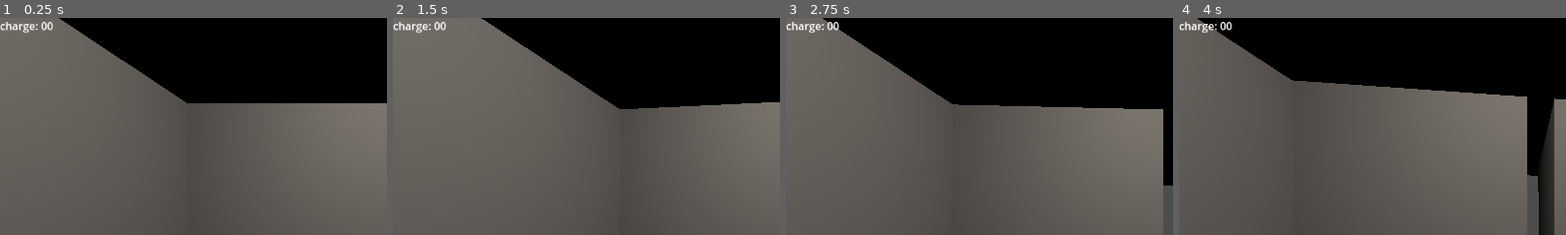
Above: before the commit, frames 1-4 (left to right).
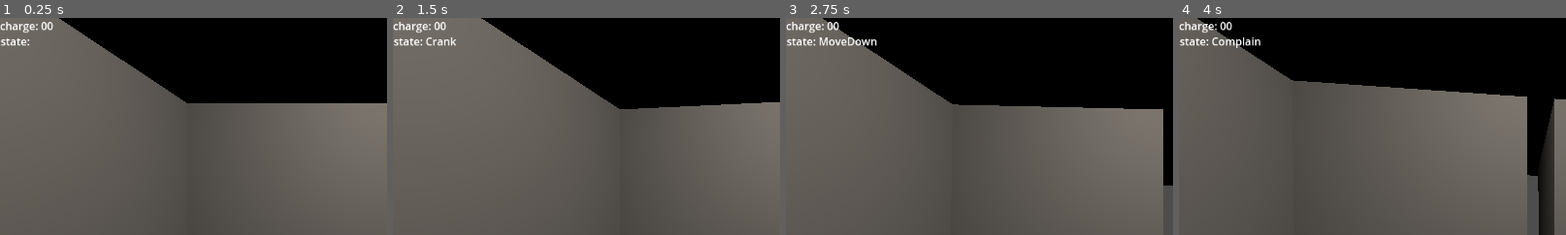
Above: after the commit, the same moments.

Repository: DerBrezel/elevator-pitch
Game: Godot game, scene res://scene_elevator_test.tscn
The game is run twice, just before and just after one commit, with the same random seed, the same clock (stepped at 60 frames per second) and the same inputs.
Inputs (mouse positions are % of the whole screen's width and height, from its top left):
- Up to frame 1 (0.25 s): no input
- Up to frame 2 (1.5 s): tap Enter at 0.5 s; move the mouse to (55, 50) at 0.52 s; hold 1 (1, bound only after the commit) 0.53-1.28 s; tap 2 (2, bound only after the commit) at 0.8, 1.35 s; tap Space at 1.25 s; move the mouse to (45, 50) at 1.27 s
- Up to frame 3 (2.75 s): tap 3 (3, bound only after the commit) at 1.55 s; tap Enter at 2 s; move the mouse to (52, 48) at 2.02 s; hold 3 (3, bound only after the commit) from 2.03 s (still down); tap 4 (4, bound only after the commit) at 2.3 s
- Up to frame 4 (4 s): tap Space at 2.75 s; move the mouse to (49, 52) at 2.77 s; release 3 (3, bound only after the commit) at 2.78 s; tap 4 (4, bound only after the commit) at 2.85 s; tap 5 (5, bound only after the commit) at 3.05 s; tap Enter at 3.5 s; move the mouse to (57, 51) at 3.52 s; hold 5 (5, bound only after the commit) from 3.53 s (still down); tap 6 (6, bound only after the commit) at 3.8 s
The pictures show only the part of the screen within x 0-50%, y 0-50%; the shares and areas given below are measured in that part.

The runs differ from the first frame. In frame 1, 0.2% of the frame differs, in the area x 0-8%, y 9-13%; in frame 2, 0.3%; in frame 3, 0.5%, in the area x 0-24%, y 8-13%; in frame 4, 0.4%.

Commit message:
feat: ne menge is passiert

Diff:
--- /dev/null
+++ b/core/sate_machine.tscn
@@ -0,0 +1,31 @@
+[gd_scene load_steps=8 format=3 uid="uid://bmi7jlbkl0c07"]
+
+[ext_resource type="Script" path="res://core/scripts/sate_machine.gd" id="1_f0ed1"]
+[ext_resource type="Script" path="res://core/scripts/state_move_down.gd" id="2_dq7ei"]
+[ext_resource type="Script" path="res://core/scripts/state_enter.gd" id="2_h6gli"]
+[ext_resource type="Script" path="res://core/scripts/state_crank.gd" id="4_skdpm"]
+[ext_resource type="Script" path="res://core/scripts/state_move_up.gd" id="5_lht85"]
+[ext_resource type="Script" path="res://core/scripts/state_walk_out.gd" id="6_4qgsl"]
+[ext_resource type="Script" path="res://core/scripts/state_complain.gd" id="7_7nqa7"]
+
+[node name="SateMachine" type="Node" node_paths=PackedStringArray("entry_state")]
+script = ExtResource("1_f0ed1")
+entry_state = NodePath("Enter")
+
+[node name="Enter" type="Node" parent="."]
+script = ExtResource("2_h6gli")
+
+[node name="Crank" type="Node" parent="."]
+script = ExtResource("4_skdpm")
+
+[node name="MoveUp" type="Node" parent="."]
+script = ExtResource("5_lht85")
+
+[node name="MoveDown" type="Node" parent="."]
+script = ExtResource("6_4qgsl")
+
+[node name="WalkOut" type="Node" parent="."]
+script = ExtResource("2_dq7ei")
+
+[node name="Complain" type="Node" parent="."]
+script = ExtResource("7_7nqa7")
--- /dev/null
+++ b/core/scripts/debug_input.gd
@@ -0,0 +1,17 @@
+extends Node
+
+@export var machine : StateMachine
+
+func _input(event: InputEvent) -> void:
+	if event.is_action_pressed("1"):
+		machine.change_state(machine.states["Enter"])
+	if event.is_action_pressed("2"):
+		machine.change_state(machine.states["Crank"])
+	if event.is_action_pressed("3"):
+		machine.change_state(machine.states["MoveUp"])
+	if event.is_action_pressed("4"):
+		machine.change_state(machine.states["MoveDown"])
+	if event.is_action_pressed("5"):
+		machine.change_state(machine.states["WalkOut"])
+	if event.is_action_pressed("6"):
+		machine.change_state(machine.states["Complain"])
--- a/core/scripts/elevator.gd
+++ b/core/scripts/elevator.gd
@@ -3,7 +3,11 @@
 const CHARGE_MULT := 1.0
 var charge := 0.0
 
+var machine : StateMachine
+
 signal on_charge_changed
+signal on_state_change(state : State)
+
 
 func add_charge(amount : float):
 	charge += amount * CHARGE_MULT
--- a/core/scripts/interactor.gd
+++ b/core/scripts/interactor.gd
@@ -1,10 +1,21 @@
 extends RayCast3D
 
-@onready var mesh: MeshInstance3D = $"../../Crank/MeshInstance3D"
+var current_target : Node
+var is_active : bool
 
-var current_target : Node
+func _ready() -> void:
+	Elevator.on_state_change.connect(handle_state_change)
+
+func handle_state_change(state : State):
+	if state is CrankState:
+		is_active = true
+	else:
+		clear_highlight()
+		is_active = false
 
 func _process(delta):
+	if not is_active:
+		return
 	# Continuously check for an object in the center of the screen
 	if is_colliding():
 		var target = get_collider()
@@ -20,10 +31,7 @@
 				interact_with_target(target)
 
 	else:
-		if current_target != null:
-			if current_target.has_method("clear_highlight"):
-				current_target.clear_highlight()
-				current_target = null
+		clear_highlight()
 		print("No object in the center.")
 
 func interact_with_target(target):
@@ -31,3 +39,9 @@
 		return
 	# Call the interact method on the target (if defined)
 	target.interact()
+
+func clear_highlight():
+	if current_target != null:
+			if current_target.has_method("clear_highlight"):
+				current_target.clear_highlight()
+				current_target = null
--- /dev/null
+++ b/core/scripts/sate_machine.gd
@@ -0,0 +1,27 @@
+extends Node
+class_name StateMachine
+
+@export var entry_state : State
+
+var current_state : State
+var states = {}
+
+func _ready() -> void:
+	for child in get_children():
+		if child is State:
+			states[child.name] = child
+
+	Elevator.machine = self
+	change_state(entry_state)
+
+func _process(delta: float) -> void:
+	if current_state != null:
+		current_state.update(delta)
+
+func change_state(state : State):
+	if current_state != null:
+		current_state.exit()
+
+	current_state = state
+	current_state.enter()
+	Elevator.on_state_change.emit(current_state)
--- /dev/null
+++ b/core/scripts/state.gd
@@ -0,0 +1,13 @@
+extends Node
+class_name State
+
+var machine : StateMachine
+
+func enter():
+	pass
+
+func update(delta : float):
+	pass
+
+func exit():
+	pass
--- /dev/null
+++ b/core/scripts/state_complain.gd
@@ -0,0 +1,2 @@
+extends State
+class_name ComplainState
--- /dev/null
+++ b/core/scripts/state_crank.gd
@@ -0,0 +1,2 @@
+extends State
+class_name CrankState
--- /dev/null
+++ b/core/scripts/state_enter.gd
@@ -0,0 +1,2 @@
+extends State
+class_name EnterState
--- /dev/null
+++ b/core/scripts/state_move_down.gd
@@ -0,0 +1,2 @@
+extends State
+class_name WalkOutState
--- /dev/null
+++ b/core/scripts/state_move_up.gd
@@ -0,0 +1,2 @@
+extends State
+class_name MoveUpState
--- /dev/null
+++ b/core/scripts/state_walk_out.gd
@@ -0,0 +1,2 @@
+extends State
+class_name MoveDownState
--- /dev/null
+++ b/elevator/scenes/ui_label_debug_state.gd
@@ -0,0 +1,8 @@
+extends Label
+
+
+func _ready() -> void:
+	Elevator.on_state_change.connect(update_text)
+
+func update_text(state : State):
+	text = "state: " + str(state.name)
--- a/project.godot
+++ b/project.godot
@@ -32,3 +32,48 @@
 "events": [Object(InputEventKey,"resource_local_to_scene":false,"resource_name":"","device":-1,"window_id":0,"alt_press …(195 unchanged characters)…
 ]
 }
+1={
+"deadzone": 0.5,
+"events": [Object(InputEventKey,"resource_local_to_scene":false,"resource_name":"","device":-1,"window_id":0,"alt_pressed":false,"shift_pressed":false,"ctrl_pressed":false,"meta_pressed":false,"pressed":false,"keycode":0,"physical_keycode":49,"key_label":0,"unicode":49,"location":0,"echo":false,"script":null)
+]
+}
+2={
+"deadzone": 0.5,
+"events": [Object(InputEventKey,"resource_local_to_scene":false,"resource_name":"","device":-1,"window_id":0,"alt_pressed":false,"shift_pressed":false,"ctrl_pressed":false,"meta_pressed":false,"pressed":false,"keycode":0,"physical_keycode":50,"key_label":0,"unicode":50,"location":0,"echo":false,"script":null)
+]
+}
+3={
+"deadzone": 0.5,
+"events": [Object(InputEventKey,"resource_local_to_scene":false,"resource_name":"","device":-1,"window_id":0,"alt_pressed":false,"shift_pressed":false,"ctrl_pressed":false,"meta_pressed":false,"pressed":false,"keycode":0,"physical_keycode":51,"key_label":0,"unicode":51,"location":0,"echo":false,"script":null)
+]
+}
+4={
+"deadzone": 0.5,
+"events": [Object(InputEventKey,"resource_local_to_scene":false,"resource_name":"","device":-1,"window_id":0,"alt_pressed":false,"shift_pressed":false,"ctrl_pressed":false,"meta_pressed":false,"pressed":false,"keycode":0,"physical_keycode":52,"key_label":0,"unicode":52,"location":0,"echo":false,"script":null)
+]
+}
+5={
+"deadzone": 0.5,
+"events": [Object(InputEventKey,"resource_local_to_scene":false,"resource_name":"","device":-1,"window_id":0,"alt_pressed":false,"shift_pressed":false,"ctrl_pressed":false,"meta_pressed":false,"pressed":false,"keycode":0,"physical_keycode":53,"key_label":0,"unicode":53,"location":0,"echo":false,"script":null)
+]
+}
+6={
+"deadzone": 0.5,
+"events": [Object(InputEventKey,"resource_local_to_scene":false,"resource_name":"","device":-1,"window_id":0,"alt_pressed":false,"shift_pressed":false,"ctrl_pressed":false,"meta_pressed":false,"pressed":false,"keycode":0,"physical_keycode":54,"key_label":0,"unicode":54,"location":0,"echo":false,"script":null)
+]
+}
+7={
+"deadzone": 0.5,
+"events": [Object(InputEventKey,"resource_local_to_scene":false,"resource_name":"","device":-1,"window_id":0,"alt_pressed":false,"shift_pressed":false,"ctrl_pressed":false,"meta_pressed":false,"pressed":false,"keycode":0,"physical_keycode":55,"key_label":0,"unicode":55,"location":0,"echo":false,"script":null)
+]
+}
+8={
+"deadzone": 0.5,
+"events": [Object(InputEventKey,"resource_local_to_scene":false,"resource_name":"","device":-1,"window_id":0,"alt_pressed":false,"shift_pressed":false,"ctrl_pressed":false,"meta_pressed":false,"pressed":false,"keycode":0,"physical_keycode":56,"key_label":0,"unicode":56,"location":0,"echo":false,"script":null)
+]
+}
+9={
+"deadzone": 0.5,
+"events": [Object(InputEventKey,"resource_local_to_scene":false,"resource_name":"","device":-1,"window_id":0,"alt_pressed":false,"shift_pressed":false,"ctrl_pressed":false,"meta_pressed":false,"pressed":false,"keycode":0,"physical_keycode":57,"key_label":0,"unicode":57,"location":0,"echo":false,"script":null)
+]
+}
--- a/scene_elevator_test.tscn
+++ b/scene_elevator_test.tscn
@@ -1,13 +1,22 @@
-[gd_scene load_steps=7 format=3 uid="uid://b63pbsjgqmtr2"]
+[gd_scene load_steps=10 format=3 uid="uid://b63pbsjgqmtr2"]
 
+[ext_resource type="PackedScene" uid="uid://bmi7jlbkl0c07" path="res://core/sate_machine.tscn" id="1_4hve4"]
+[ext_resource type="Script" path="res://core/scripts/debug_input.gd" id="1_63vh8"]
 [ext_resource type="PackedScene" uid="uid://bi8di2s6f4vcr" path="res://elevator/scenes/blockout_elevator.tscn" id="1_jxdub"]
 [ext_resource type="PackedScene" uid="uid://bi5ww1gtcxmf3" path="res://elevator/scenes/main_camera.tscn" id="2_6blki"]
 [ext_resource type="PackedScene" uid="uid://br26srymvf3dg" path="res://elevator/scenes/world_environment.tscn" id="3_lr5sk"]
 [ext_resource type="PackedScene" uid="uid://ditlgrotff0a2" path="res://elevator/scenes/crank.tscn" id="4_otdx4"]
 [ext_resource type="PackedScene" uid="uid://cemfkyb0f4ip1" path="res://elevator/scenes/ui_label_debug_charge.tscn" id="5_t11yy"]
 [ext_resource type="PackedScene" uid="uid://cynltp4ml51my" path="res://elevator/scenes/elevator_door_light.tscn" id="6_1465r"]
+[ext_resource type="Script" path="res://elevator/scenes/ui_label_debug_state.gd" id="8_wlwx0"]
 
 [node name="World" type="Node3D"]
+
+[node name="DebugInput" type="Node" parent="." node_paths=PackedStringArray("machine")]
+script = ExtResource("1_63vh8")
+machine = NodePath("../SateMachine")
+
+[node name="SateMachine" parent="." instance=ExtResource("1_4hve4")]
 
 [node name="CSGBox3D" parent="." instance=ExtResource("1_jxdub")]
 
@@ -33,8 +42,17 @@
 offset_right = 40.0
 offset_bottom = 40.0
 
-[node name="Label" parent="UI/Control" instance=ExtResource("5_t11yy")]
+[node name="Charge" parent="UI/Control" instance=ExtResource("5_t11yy")]
 layout_mode = 0
+
+[node name="State" parent="UI/Control" instance=ExtResource("5_t11yy")]
+layout_mode = 0
+offset_left = 1.0
+offset_top = 23.0
+offset_right = 81.0
+offset_bottom = 46.0
+text = "state:"
+script = ExtResource("8_wlwx0")
 
 [node name="ElevatorDoorLight" parent="." instance=ExtResource("6_1465r")]
 transform = Transform3D(1, 0, 0, 0, 1, 0, 0, 0, 1, 0.0823034, 0, -2.01636)
